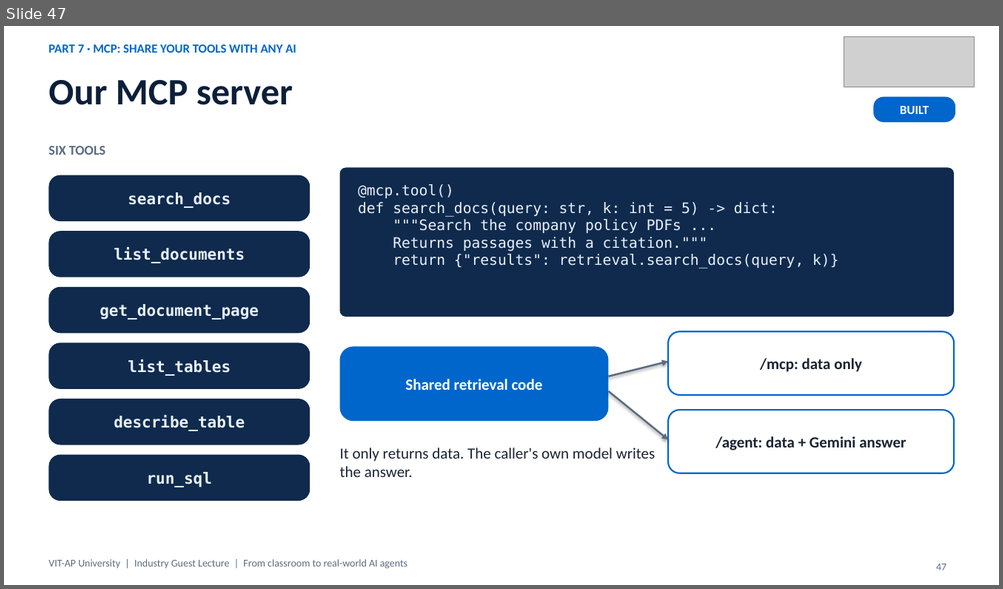
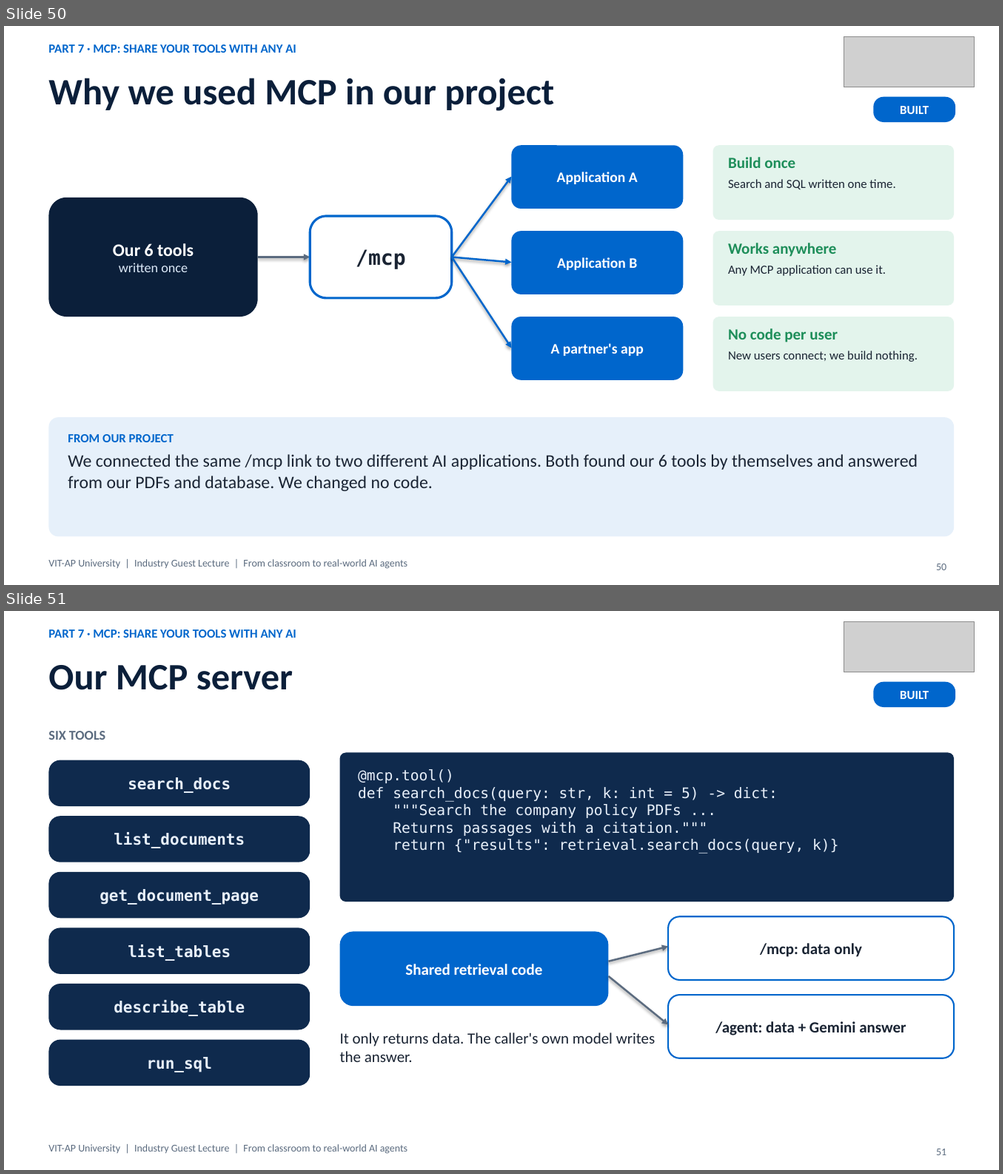
Before and after one commit to nareshroyalc/Demo, a slide deck: deck/VIT-AP_AI_Webinar.pptx. Shown one above the other, each under a label of ours: slide 47 before the commit, slides 50 and 51 after it. The pictures are 1003x589 and 1003x1174 pixels, drawn with LibreOffice and Linux fonts; fonts in the diff are those of the drawing; grey boxes stand for pictures. Boxes give left, top, right and bottom in pixels: in the first picture for what was removed or moved away, otherwise in the second. Text is boxed around its words. In the diff, an @@ line names an element or a change of style, - is before the commit and + after.

Commit message:
Deck: Part 7 explains protocol, why, MCP, client and server, then our server (70 slides)

```diff
--- a/deck/VIT-AP_AI_Webinar.pptx
+++ b/deck/VIT-AP_AI_Webinar.pptx
@@ slide 50 added at box(4, 26, 999, 585), background #FFFFFF @@
@@ text added at box(48, 44, 296, 53), 12 pt, text #0066CC, bold @@
+PART 7 · MCP: SHARE YOUR TOOLS WITH ANY AI
@@ picture added at box(843, 36, 974, 87) @@
@@ title added at box(48, 78, 554, 111), 36 pt, text #0B1F3A, bold @@
+Why we used MCP in our project
@@ rounded rectangle added at box(874, 97, 956, 122), fill #0066CC, 12 pt, text #FFFFFF, bold @@
+BUILT
@@ rounded rectangle added at box(512, 145, 683, 209), fill #0066CC, 14 pt, text #FFFFFF, bold @@
+Application A
@@ rounded rectangle added at box(713, 145, 954, 220), fill #E3F4EC, 12 pt, text #1A2433 @@
+Build once
+Search and SQL written one time.
@@ arrow added from (452, 258) to (512, 177), #0066CC 1.75 pt @@
@@ rounded rectangle added at box(48, 198, 258, 317), fill #0B1F3A, 13 pt, text #DCE9F8 @@
+Our 6 tools
+written once
@@ rounded rectangle added at box(310, 216, 452, 298), fill #FFFFFF, outline #0066CC 2.25 pt, 20 pt, text #1A2433, bold @@
+/mcp
@@ rounded rectangle added at box(512, 231, 683, 295), fill #0066CC, 14 pt, text #FFFFFF, bold @@
+Application B
@@ rounded rectangle added at box(713, 231, 954, 306), fill #E3F4EC, 12 pt, text #1A2433 @@
+Works anywhere
+Any MCP application can use it.
@@ arrow added from (258, 258) to (310, 258), #5B6B7F 1.75 pt @@
@@ arrow added from (452, 258) to (512, 263), #0066CC 1.75 pt @@
@@ arrow added from (452, 258) to (512, 349), #0066CC 1.75 pt @@
@@ rounded rectangle added at box(512, 317, 683, 380), fill #0066CC, 14 pt, text #FFFFFF, bold @@
+A partner's app
@@ rounded rectangle added at box(713, 317, 954, 392), fill #E3F4EC, 12 pt, text #1A2433 @@
+No code per user
+New users connect; we build nothing.
@@ rounded rectangle added at box(48, 417, 954, 537), fill #E6F0FA, 17 pt, text #1A2433 @@
+FROM OUR PROJECT
+We connected the same /mcp link to two different AI applications. Both found our 6 tools by themselves and answered from our PDFs and database. We changed no code.
@@ text added at box(48, 560, 407, 569), 10 pt, text #5B6B7F @@
+VIT-AP University | Industry Guest Lecture | From classroom to real-world AI agents
@@ page number added at box(936, 564, 946, 571), 10 pt, text #5B6B7F @@
+50
@@ what was slide 47 is now slide 51 @@
@@ page number at box(936, 1149, 946, 1156): text changed @@
-47
+51
```
Also in this commit, not shown: 1 slide changed, 4 other slides added, 1 slide removed, 3 other files.
